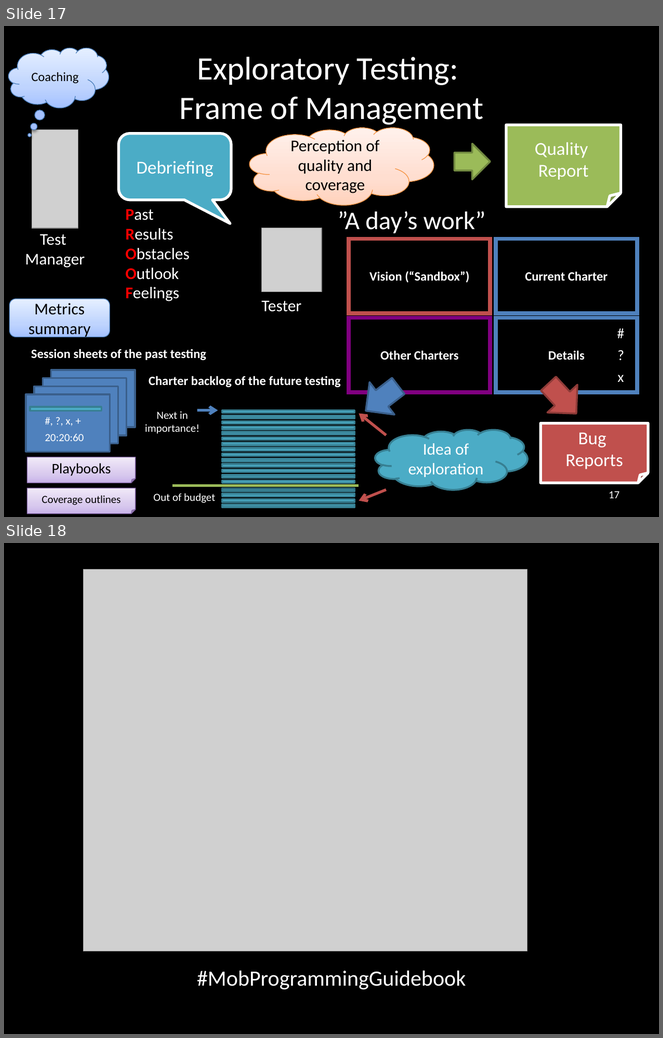
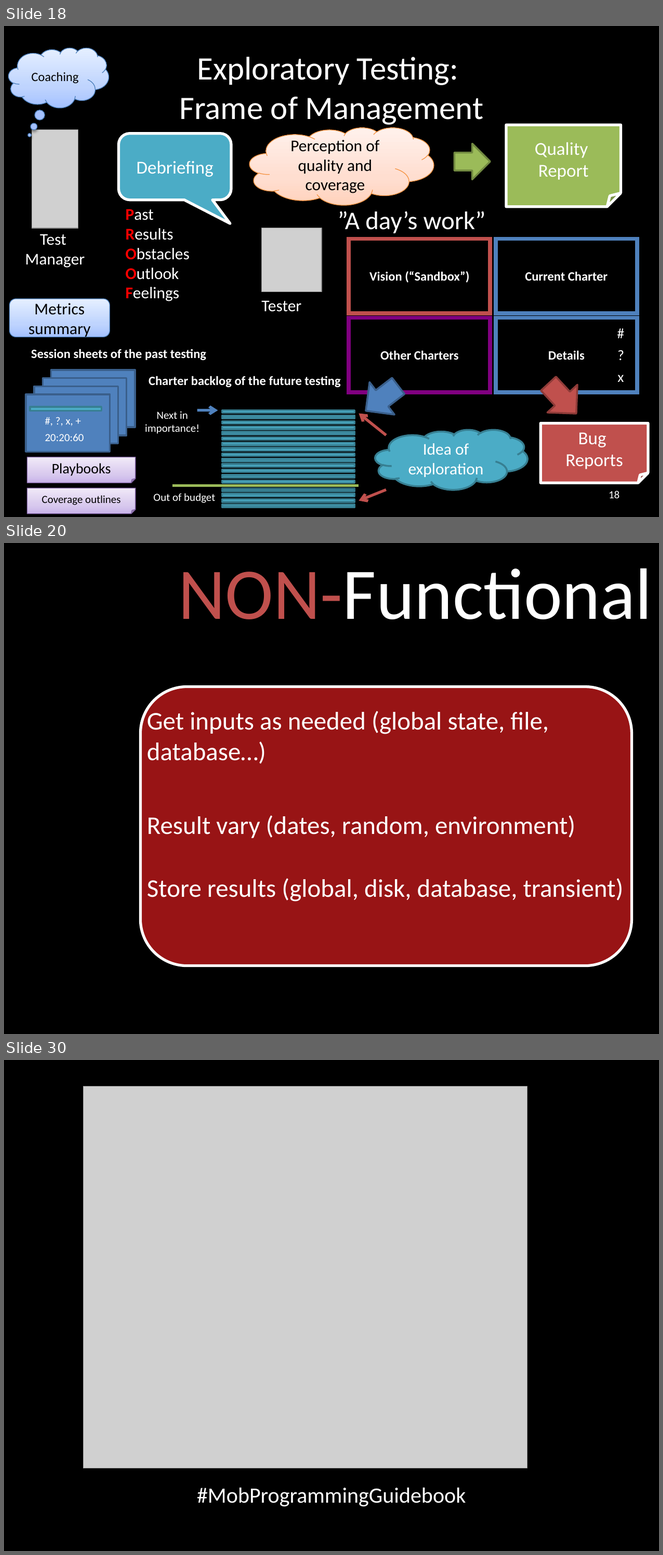
Before and after one commit to isidore/darkFunction-Editor, a slide deck: Courseware/ExploratoryAndUnitTesting.pptx. Shown one above the other, each under a label of ours: slides 17 and 18 before the commit, slides 18, 20 and 30 after it; the slides between them are not shown. The pictures are 663x1038 and 663x1555 pixels, drawn with LibreOffice and Linux fonts; fonts in the diff are those of the drawing; grey boxes stand for pictures. Boxes give left, top, right and bottom in pixels: in the first picture for what was removed or moved away, otherwise in the second. Text is boxed around its words. In the diff, an @@ line names an element or a change of style, - is before the commit and + after.

```diff
--- a/Courseware/ExploratoryAndUnitTesting.pptx
+++ b/Courseware/ExploratoryAndUnitTesting.pptx
@@ slide 20 added at (4, 543, 659, 1034), background #000000 @@
@@ title added at (178, 568, 652, 619), 80 pt, text #FFFFFF @@
+NON-Functional
@@ rounded rectangle added at (140, 687, 632, 966), fill #981415, outline #FFFFFF 3 pt @@
@@ text added at (147, 709, 549, 764), 28 pt, text #FFFFFF @@
+Get inputs as needed (global state, file, database…)
@@ arrow added from (53, 723) to (135, 723), #000000 2 pt @@
@@ text added at (147, 815, 575, 838), 28 pt, text #FFFFFF @@
+Result vary (dates, random, environment)
@@ text added at (147, 878, 624, 902), 28 pt, text #FFFFFF @@
+Store results (global, disk, database, transient)
@@ what was slide 17 is now slide 18 @@
@@ page number at (609, 491, 620, 499): text changed @@
-17
+18
@@ what was slide 18 is now slide 30 @@
```
Also in this commit, not shown: 11 other slides added.
